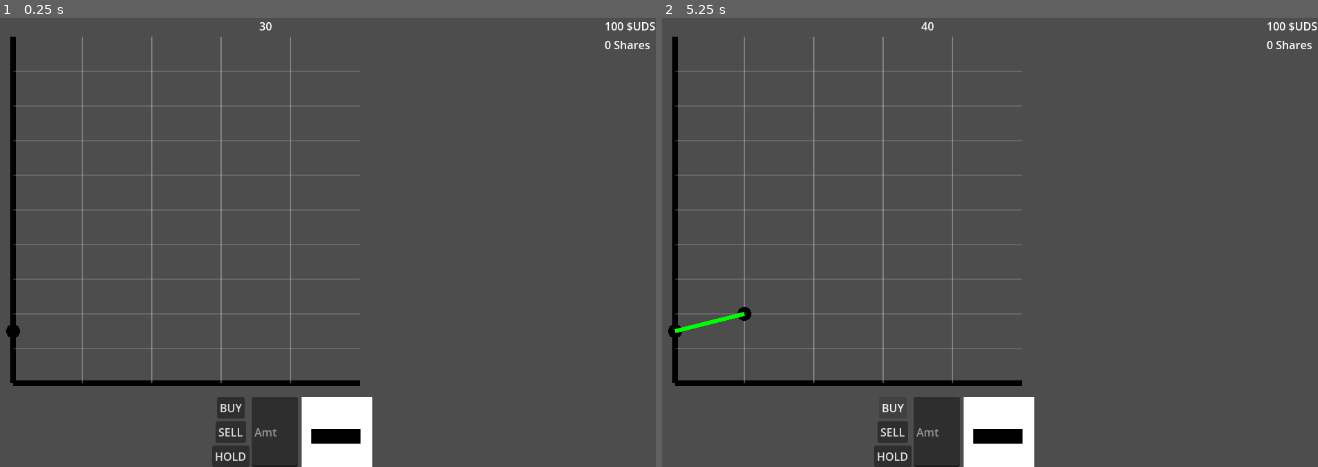
Above: before the commit, frames 1-2 (left to right).
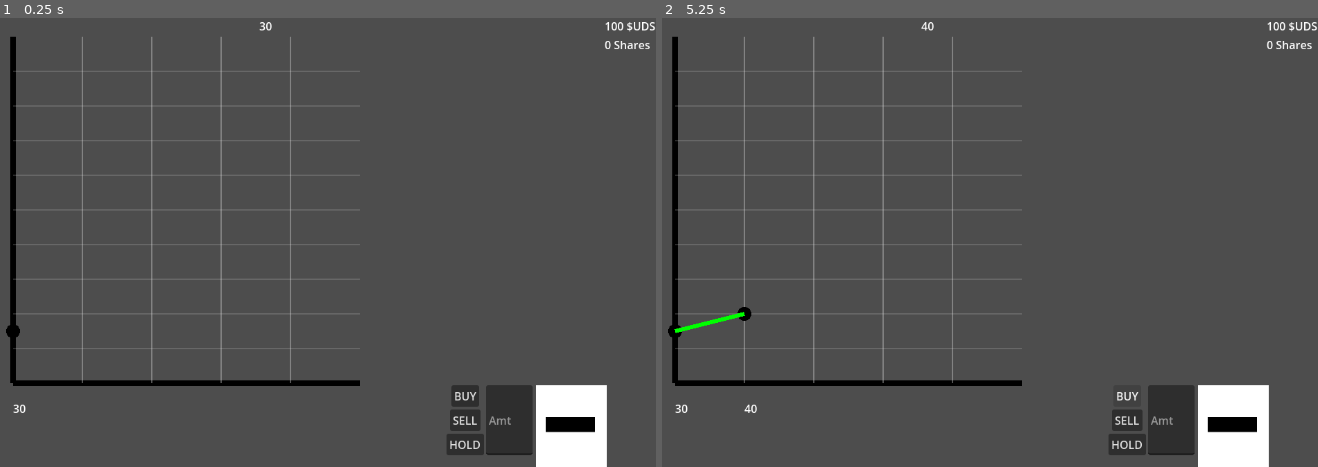
Above: after the commit, the same moments.

Repository: absentnot/GGJ-25
Game: Godot game, scene res://scenes/main.tscn
Same seed, same stepped clock (60 frames per second), same inputs: the game is played once before the commit and once after it.
Inputs:
- Up to frame 1 (0.25 s): no input
- Up to frame 2 (5.25 s): click "BUY" at 0.5 s; click "SELL" at 1.25 s; click "HOLD" at 2 s; click "BUY" at 2.75 s; click "SELL" at 3.5 s; click "HOLD" at 4.25 s; click "BUY" at 5 s

The runs differ from the first frame. In frame 1, 7.1% of the frame differs, in the area x 1-93%, y 81-100%; in frame 2, 6.8%.

Commit message:
Added labels for pricing and moved player actions a bit.

Diff:
--- a/scenes/hud.tscn
+++ b/scenes/hud.tscn
@@ -8,15 +8,16 @@
 script = ExtResource("1_joi6o")
 
 [node name="PlayerActionsHBox" type="HBoxContainer" parent="."]
-anchors_preset = 7
-anchor_left = 0.5
+anchors_preset = 3
+anchor_left = 1.0
 anchor_top = 1.0
-anchor_right = 0.5
+anchor_right = 1.0
 anchor_bottom = 1.0
-offset_left = -62.5
-offset_top = -101.0
-offset_right = 62.5
-grow_horizontal = 2
+offset_left = -302.0
+offset_top = -118.0
+offset_right = -173.0
+offset_bottom = -17.0
+grow_horizontal = 0
 grow_vertical = 0
 size_flags_horizontal = 4
 
--- a/scripts/priceDisplay.gd
+++ b/scripts/priceDisplay.gd
@@ -40,6 +40,10 @@
 	var rescaledY = newMarketPrice * (heightRatio)
 	var newPoint = Vector2(prevPoint.x + widthStep,heightMax - rescaledY)
 	points.push_back(newPoint)
+	var label = Label.new()
+	label.text = str(newMarketPrice)
+	label.set_position(Vector2(prevPoint.x + widthStep,heightMax + 25))
+	add_child(label)
 	queue_redraw()
 
 func _resize(newMarketPrice: int) -> void:
